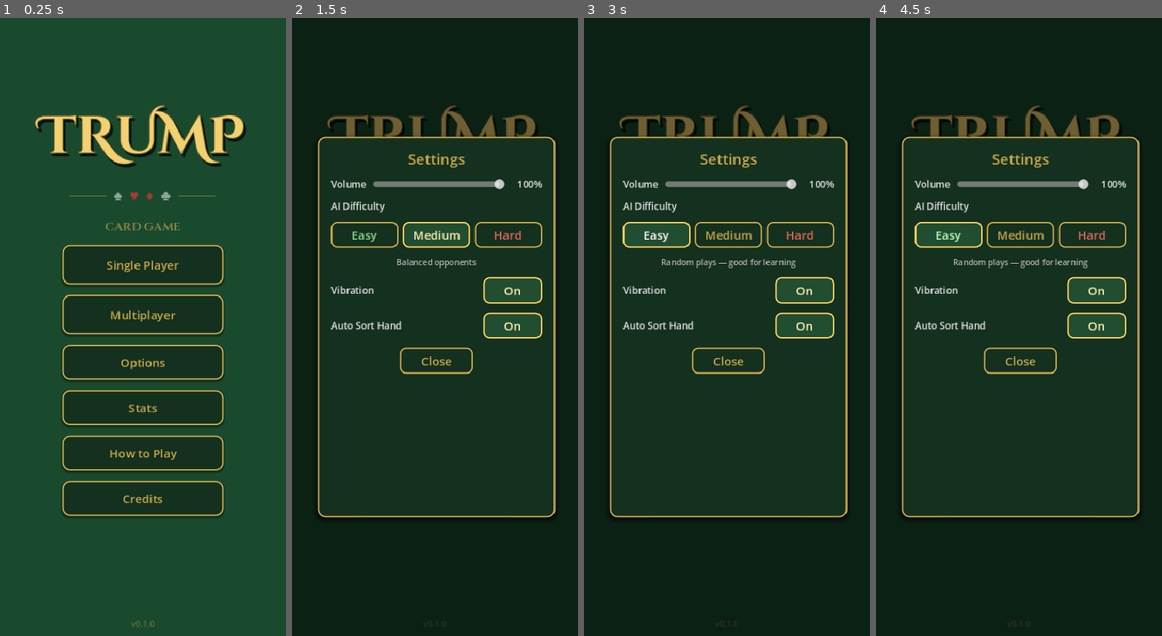
Above: before the commit, frames 1-4 (left to right).
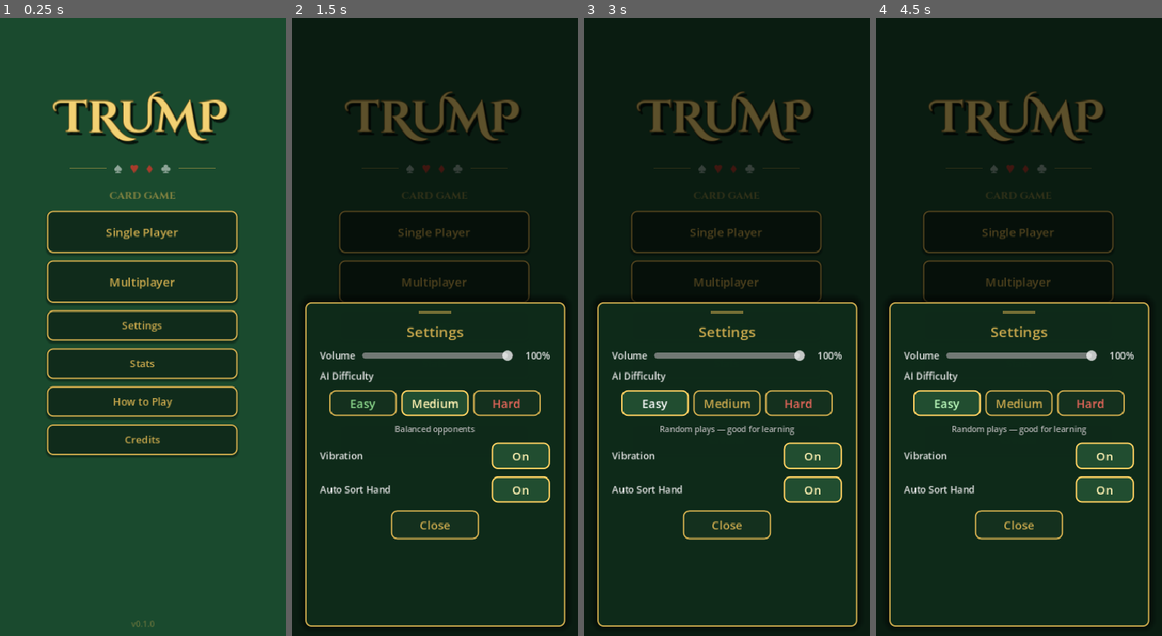
Above: after the commit, the same moments.

Repository: randyramsaywack/trump-mobile-card-game
Game: Godot game, scene res://scenes/main_menu.tscn
The game is run twice, just before and just after one commit, with the same random seed, the same clock (stepped at 60 frames per second) and the same inputs.
Inputs:
- Up to frame 1 (0.25 s): no input
- Up to frame 2 (1.5 s): click "Options" (after the commit: "Settings") at 0.5 s; click "Single Player" at 1.25 s
- Up to frame 3 (3 s): click "Single Player" at 2 s; click "Easy" at 2.75 s
- Up to frame 4 (4.5 s): click "Easy" at 3.5 s; click "Stats" at 4.25 s

The runs differ from the first frame. In frame 1, 23% of the frame differs, in the area x 12-86%, y 11-81%; in frame 2, 23%; in frame 3, 23%; in frame 4, 23%.

Commit message:
feat(ui): polish menu table and settings

Diff:
--- a/scenes/game_table.tscn
+++ b/scenes/game_table.tscn
@@ -35,6 +35,15 @@
 corner_radius_bottom_right = 8
 corner_radius_bottom_left = 8
 
+[sub_resource type="StyleBoxFlat" id="SB_hud_strip"]
+content_margin_left = 8.0
+content_margin_top = 6.0
+content_margin_right = 8.0
+content_margin_bottom = 6.0
+bg_color = Color(0.045, 0.13, 0.085, 0.62)
+border_width_bottom = 1
+border_color = Color(0.788, 0.659, 0.298, 0.32)
+
 [node name="GameTable" type="Control"]
 script = ExtResource("1_gametable")
 anchors_preset = 15
@@ -65,6 +74,13 @@
 theme_override_colors/font_color = Color(1, 1, 1, 0.12)
 visible = false
 
+[node name="HUDStrip" type="PanelContainer" parent="."]
+anchors_preset = 10
+anchor_right = 1.0
+offset_bottom = 94.0
+mouse_filter = 2
+theme_override_styles/panel = SubResource("SB_hud_strip")
+
 [node name="HUD" type="VBoxContainer" parent="."]
 anchor_left = 0.0
 anchor_top = 0.0
@@ -88,7 +104,7 @@
 clip_text = true
 text_overrun_behavior = 3
 theme_override_colors/font_color = Color(0.788, 0.659, 0.298, 1)
-theme_override_font_sizes/font_size = 15
+theme_override_font_sizes/font_size = 16
 
 [node name="BooksLabel" type="Label" parent="HUD/HUDRow1"]
 layout_mode = 2
@@ -98,7 +114,7 @@
 clip_text = true
 text_overrun_behavior = 3
 theme_override_colors/font_color = Color(1, 1, 1, 1)
-theme_override_font_sizes/font_size = 13
+theme_override_font_sizes/font_size = 15
 
 [node name="HistoryButton" type="Button" parent="HUD/HUDRow1"]
 layout_mode = 2
@@ -135,7 +151,7 @@
 clip_text = true
 text_overrun_behavior = 3
 theme_override_colors/font_color = Color(0.85, 0.85, 0.85, 1)
-theme_override_font_sizes/font_size = 11
+theme_override_font_sizes/font_size = 12
 
 [node name="TurnLabel" type="Label" parent="HUD/HUDRow2"]
 layout_mode = 2
@@ -144,8 +160,8 @@
 horizontal_alignment = 2
 clip_text = true
 text_overrun_behavior = 3
-theme_override_colors/font_color = Color(0.85, 0.85, 0.85, 1)
-theme_override_font_sizes/font_size = 11
+theme_override_colors/font_color = Color(0.9, 0.86, 0.72, 1)
+theme_override_font_sizes/font_size = 12
 
 [node name="HUDRow3" type="HBoxContainer" parent="HUD"]
 layout_mode = 2
--- a/scenes/main_menu.tscn
+++ b/scenes/main_menu.tscn
@@ -4,16 +4,16 @@
 [ext_resource type="Script" path="res://scripts/ui/safe_area_margins.gd" id="2_safe"]
 
 [sub_resource type="StyleBoxFlat" id="SB_btn_normal"]
-bg_color = Color(0.08, 0.19, 0.12, 1)
+bg_color = Color(0.065, 0.17, 0.105, 0.96)
 border_width_left = 2
 border_width_top = 2
 border_width_right = 2
 border_width_bottom = 2
 border_color = Color(0.788, 0.659, 0.298, 1)
-corner_radius_top_left = 10
-corner_radius_top_right = 10
-corner_radius_bottom_right = 10
-corner_radius_bottom_left = 10
+corner_radius_top_left = 8
+corner_radius_top_right = 8
+corner_radius_bottom_right = 8
+corner_radius_bottom_left = 8
 shadow_color = Color(0, 0, 0, 0.35)
 shadow_size = 3
 shadow_offset = Vector2(0, 2)
@@ -25,10 +25,10 @@
 border_width_right = 2
 border_width_bottom = 2
 border_color = Color(1, 0.82, 0.38, 1)
-corner_radius_top_left = 10
-corner_radius_top_right = 10
-corner_radius_bottom_right = 10
-corner_radius_bottom_left = 10
+corner_radius_top_left = 8
+corner_radius_top_right = 8
+corner_radius_bottom_right = 8
+corner_radius_bottom_left = 8
 shadow_color = Color(0, 0, 0, 0.35)
 shadow_size = 3
 shadow_offset = Vector2(0, 2)
@@ -47,11 +47,11 @@
 
 [node name="CenterLayout" type="VBoxContainer" parent="."]
 script = ExtResource("2_safe")
-anchor_left = 0.1
-anchor_top = 0.12
-anchor_right = 0.9
-anchor_bottom = 0.92
-theme_override_constants/separation = 14
+anchor_left = 0.08
+anchor_top = 0.1
+anchor_right = 0.92
+anchor_bottom = 0.94
+theme_override_constants/separation = 10
 base_gutter = 12.0
 
 [node name="TitleLabel" type="Label" parent="CenterLayout"]
@@ -59,7 +59,7 @@
 size_flags_horizontal = 4
 text = "TRUMP"
 horizontal_alignment = 1
-theme_override_font_sizes/font_size = 72
+theme_override_font_sizes/font_size = 60
 theme_override_colors/font_color = Color(0.95, 0.82, 0.45, 1)
 theme_override_colors/font_outline_color = Color(0.45, 0.35, 0.12, 1)
 theme_override_constants/outline_size = 4
@@ -115,13 +115,13 @@
 size_flags_horizontal = 4
 text = "CARD GAME"
 horizontal_alignment = 1
-theme_override_font_sizes/font_size = 16
+theme_override_font_sizes/font_size = 14
 theme_override_colors/font_color = Color(0.788, 0.659, 0.298, 0.6)
 
 [node name="SinglePlayerBtn" type="Button" parent="CenterLayout"]
 layout_mode = 2
 size_flags_horizontal = 4
-custom_minimum_size = Vector2(220, 54)
+custom_minimum_size = Vector2(260, 58)
 text = "Single Player"
 theme_override_font_sizes/font_size = 16
 theme_override_colors/font_color = Color(0.788, 0.659, 0.298, 1)
@@ -134,7 +134,7 @@
 [node name="MultiplayerBtn" type="Button" parent="CenterLayout"]
 layout_mode = 2
 size_flags_horizontal = 4
-custom_minimum_size = Vector2(220, 54)
+custom_minimum_size = Vector2(260, 58)
 text = "Multiplayer"
 theme_override_font_sizes/font_size = 16
 theme_override_colors/font_color = Color(0.788, 0.659, 0.298, 1)
@@ -148,9 +148,9 @@
 [node name="OptionsBtn" type="Button" parent="CenterLayout"]
 layout_mode = 2
 size_flags_horizontal = 4
-custom_minimum_size = Vector2(220, 48)
-text = "Options"
-theme_override_font_sizes/font_size = 16
+custom_minimum_size = Vector2(260, 42)
+text = "Settings"
+theme_override_font_sizes/font_size = 14
 theme_override_colors/font_color = Color(0.788, 0.659, 0.298, 1)
 theme_override_colors/font_hover_color = Color(1, 0.95, 0.7, 1)
 theme_override_styles/normal = SubResource("SB_btn_normal")
@@ -161,9 +161,9 @@
 [node name="StatsBtn" type="Button" parent="CenterLayout"]
 layout_mode = 2
 size_flags_horizontal = 4
-custom_minimum_size = Vector2(220, 48)
+custom_minimum_size = Vector2(260, 42)
 text = "Stats"
-theme_override_font_sizes/font_size = 16
+theme_override_font_sizes/font_size = 14
 theme_override_colors/font_color = Color(0.788, 0.659, 0.298, 1)
 theme_override_colors/font_hover_color = Color(1, 0.95, 0.7, 1)
 theme_override_styles/normal = SubResource("SB_btn_normal")
@@ -174,9 +174,9 @@
 [node name="HowToPlayBtn" type="Button" parent="CenterLayout"]
 layout_mode = 2
 size_flags_horizontal = 4
-custom_minimum_size = Vector2(220, 48)
+custom_minimum_size = Vector2(260, 42)
 text = "How to Play"
-theme_override_font_sizes/font_size = 16
+theme_override_font_sizes/font_size = 14
 theme_override_colors/font_color = Color(0.788, 0.659, 0.298, 1)
 theme_override_colors/font_hover_color = Color(1, 0.95, 0.7, 1)
 theme_override_styles/normal = SubResource("SB_btn_normal")
@@ -187,9 +187,9 @@
 [node name="CreditsBtn" type="Button" parent="CenterLayout"]
 layout_mode = 2
 size_flags_horizontal = 4
-custom_minimum_size = Vector2(220, 48)
+custom_minimum_size = Vector2(260, 42)
 text = "Credits"
-theme_override_font_sizes/font_size = 16
+theme_override_font_sizes/font_size = 14
 theme_override_colors/font_color = Color(0.788, 0.659, 0.298, 1)
 theme_override_colors/font_hover_color = Color(1, 0.95, 0.7, 1)
 theme_override_styles/normal = SubResource("SB_btn_normal")
--- a/scenes/ui/settings_overlay.tscn
+++ b/scenes/ui/settings_overlay.tscn
@@ -27,23 +27,23 @@
 corner_radius_bottom_left = 8
 
 [sub_resource type="StyleBoxFlat" id="StyleBoxFlat_panel"]
-content_margin_left = 18.0
-content_margin_top = 16.0
-content_margin_right = 18.0
-content_margin_bottom = 16.0
-bg_color = Color(0.08, 0.19, 0.12, 0.98)
+content_margin_left = 20.0
+content_margin_top = 12.0
+content_margin_right = 20.0
+content_margin_bottom = 18.0
+bg_color = Color(0.055, 0.165, 0.1, 0.985)
 border_width_left = 2
 border_width_top = 2
 border_width_right = 2
 border_width_bottom = 2
 border_color = Color(0.788, 0.659, 0.298, 1)
-corner_radius_top_left = 10
-corner_radius_top_right = 10
-corner_radius_bottom_right = 10
-corner_radius_bottom_left = 10
+corner_radius_top_left = 8
+corner_radius_top_right = 8
+corner_radius_bottom_right = 8
+corner_radius_bottom_left = 8
 shadow_color = Color(0, 0, 0, 0.5)
-shadow_size = 6
-shadow_offset = Vector2(0, 3)
+shadow_size = 10
+shadow_offset = Vector2(0, -2)
 
 [node name="SettingsOverlay" type="Control"]
 script = ExtResource("1_settings")
@@ -57,22 +57,25 @@
 anchors_preset = 15
 anchor_right = 1.0
 anchor_bottom = 1.0
-color = Color(0, 0, 0, 0.55)
+color = Color(0, 0, 0, 0.62)
 
 [node name="Panel" type="PanelContainer" parent="."]
-anchor_left = 0.5
-anchor_top = 0.5
-anchor_right = 0.5
-anchor_bottom = 0.5
-offset_left = -160.0
-offset_top = -260.0
-offset_right = 160.0
-offset_bottom = 260.0
+anchor_left = 0.045
+anchor_top = 0.46
+anchor_right = 0.955
+anchor_bottom = 1.0
+offset_bottom = -12.0
 theme_override_styles/panel = SubResource("StyleBoxFlat_panel")
 
 [node name="VBox" type="VBoxContainer" parent="Panel"]
 layout_mode = 2
-theme_override_constants/separation = 12
+theme_override_constants/separation = 10
+
+[node name="Handle" type="ColorRect" parent="Panel/VBox"]
+layout_mode = 2
+custom_minimum_size = Vector2(44, 4)
+size_flags_horizontal = 4
+color = Color(0.788, 0.659, 0.298, 0.55)
 
 [node name="Title" type="Label" parent="Panel/VBox"]
 layout_mode = 2
@@ -225,7 +228,7 @@
 [node name="MainMenuButton" type="Button" parent="Panel/VBox"]
 layout_mode = 2
 size_flags_horizontal = 4
-custom_minimum_size = Vector2(150, 40)
+custom_minimum_size = Vector2(170, 42)
 text = "Main Menu"
 theme_override_colors/font_color = Color(0.788, 0.659, 0.298, 1)
 theme_override_colors/font_hover_color = Color(1, 0.95, 0.7, 1)
@@ -237,7 +240,7 @@
 [node name="CloseButton" type="Button" parent="Panel/VBox"]
 layout_mode = 2
 size_flags_horizontal = 4
-custom_minimum_size = Vector2(100, 36)
+custom_minimum_size = Vector2(120, 40)
 text = "Close"
 theme_override_colors/font_color = Color(0.788, 0.659, 0.298, 1)
 theme_override_colors/font_hover_color = Color(1, 0.95, 0.7, 1)
--- a/scripts/ui/game_table_ui.gd
+++ b/scripts/ui/game_table_ui.gd
@@ -337,6 +337,10 @@
 	var hud_height: float = 92.0
 	hud.offset_top = safe_top
 	hud.offset_bottom = safe_top + hud_height
+	var hud_strip := get_node_or_null("HUDStrip") as Control
+	if hud_strip != null:
+		hud_strip.offset_top = safe_top
+		hud_strip.offset_bottom = safe_top + hud_height
 	# Gap between avatars and adjacent card rows.
 	var name_gap: float = 10.0
 	var avatar_h: float = 66.0  # 48 circle + 2 spacing + ~14 label
--- a/scripts/ui/settings_overlay.gd
+++ b/scripts/ui/settings_overlay.gd
@@ -4,6 +4,8 @@
 
 @onready var volume_slider: HSlider = $Panel/VBox/VolumeRow/VolumeSlider
 @onready var volume_value: Label = $Panel/VBox/VolumeRow/VolumeValue
+@onready var difficulty_label: Label = $Panel/VBox/DifficultyLabel
+@onready var difficulty_row: HBoxContainer = $Panel/VBox/DifficultyRow
 @onready var easy_btn: Button = $Panel/VBox/DifficultyRow/EasyBtn
 @onready var medium_btn: Button = $Panel/VBox/DifficultyRow/MediumBtn
 @onready var hard_btn: Button = $Panel/VBox/DifficultyRow/HardBtn
@@ -86,9 +88,16 @@
 	if room_status_label == null or main_menu_button == null:
 		return
 	if GameState.multiplayer_mode and NetworkState.room_code != "":
+		GameState.ai_difficulty = AIPlayer.Difficulty.MEDIUM
+		difficulty_label.visible = false
+		difficulty_row.visible = false
+		difficulty_desc.visible = false
 		room_status_label.visible = true
 		room_status_label.text = "Room %s" % NetworkState.room_code
 		main_menu_button.text = "Leave Room"
 	else:
+		difficulty_label.visible = true
+		difficulty_row.visible = true
+		difficulty_desc.visible = true
 		room_status_label.visible = false
 		main_menu_button.text = "Main Menu"
Not shown: 1 places in scenes/game_table.tscn that only renumber resources
Not shown, changed: Trump.pck
